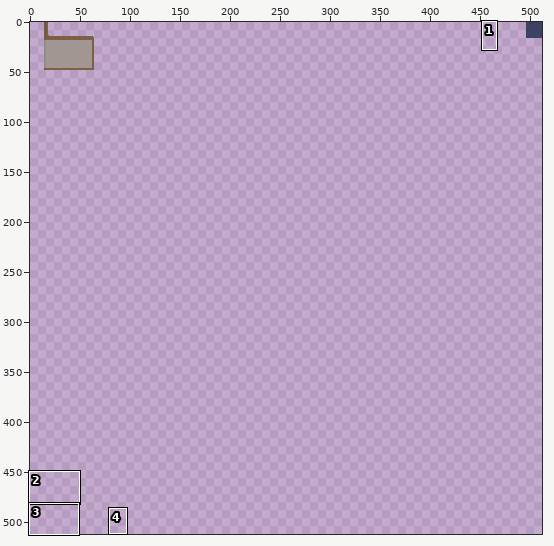
One commit to this sprite sheet: atlas/environment.png. Above, an overview of the earlier version with the close-up marked.
Close-up. Before the edit:
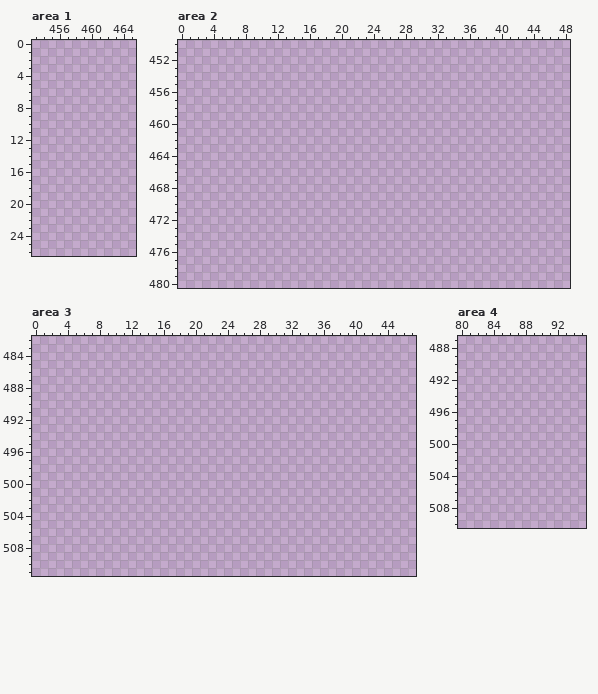
The file is 512x512 pixels. Colours within 5 levels of each other are drawn and written as one. Shown: area 1: x 453..465, y 0..26; area 2: x 0..48, y 450..480; area 3: x 0..47, y 482..511; area 4: x 80..95, y 487..510. The commit also changed other parts of the picture, which this record leaves out.
Palette (. is transparent): 
The same view after the edit:
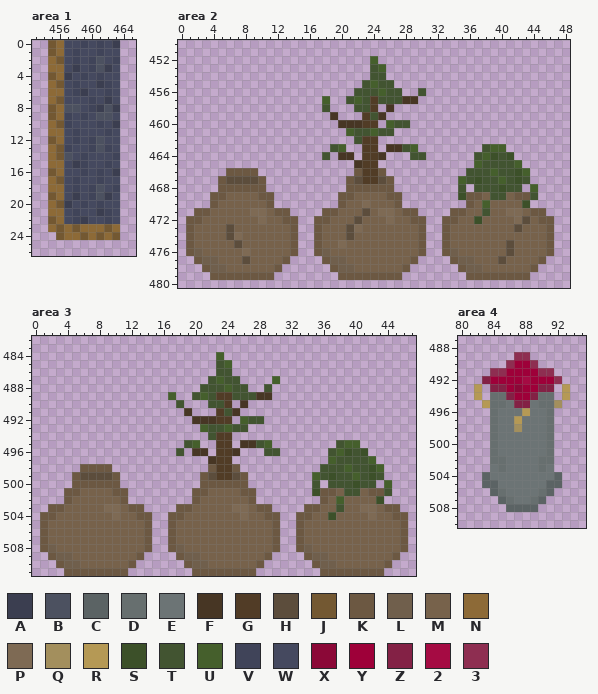
Colours new in this view: A #3b3e50  B #4c5160  C #5b6364  D #676f6f  E #6c7475  F #473624  G #513c26  H #5c4d3c  J #735832  K #6c5842  L #705f4c  M #77624b  N #8d6a37  P #7e6a54  Q #a38f5d  R #b59955  S #3c5029  T #425431  U #455f2c  V #404459  W #45495f  X #8b0837  Y #9e0039  Z #832145  2 #a50b43  3 #8e2e51
From old to new:
Changed rows in their new state; - is an unchanged pixel.
Area 1:
first column x 455:
 0 JNWWVWVWA
 1 JNWVWWVWW
 2 NJWVWVBWV
 3 NNWAWVBAW
 4 JNAWVWVWW
 5 NJWVWWAVW
 6 NNWVAWWVW
 7 NJWWWVWAW
 8 JNBBWVABA
 9 JNVWVWBBW
10 NJVWWWVWA
11 NNWVWWWVW
12 JNWVWVBWW
13 NJVWWVBVW
14 NJBWVWWWV
15 NNWAVWWVW
16 JNWWVWVWA
17 NJWVWWVWW
18 NNWVWVBWV
19 JNWAWVBAW
20 NJAWVWVWW
21 NNWVWWAVW
22 JNWVAWWVW
23 NJNJNNNJN
24 -JNNJNJNJ
Area 2:
first column x 1:
452 -----------------------U----------------------
453 -----------------------TU---------------------
454 -----------------------TT---------------------
455 ----------------------TUTT--------------------
456 ---------------------TTTUTT--T----------------
457 -----------------U--TUTGTTTFF-----------------
458 -----------------T---TTG-F--------------------
459 ------------------F---GTF---------------------
460 -------------------FFFGG-UTT------------------
461 --------------------UTTUTT--------------------
462 ---------------------TGG----------------------
463 ------------------TU--GG-FFTU--------TUU------
464 -----------------T-FF-GGF---TT------TUSTS-----
465 ---------------------FGG------------UTTTTU----
466 -----KKKK------------KGGK----------TTTUTTSU---
467 ----KHHHHK----------KHGGHK--------UTSTTUTST---
468 ----KKKKKK----------KKKKKK--------T-TTTSTT-U--
469 ---KKMMMMKK--------KKMMMMKK-------SKKMTTMKKT--
470 ---KMMMMMMK--------KMMPMMMK--------KMUMMMMS---
471 -KKMMMMMPPMKK----KKMMMHMPPMKK----KKMMTMMPPMKK-
472 KKMMMMMMMPMMKK--KKMMMHMMMPMMKK--KKMMSMMMMPHMKK
473 KMMMMHMMMMMMMK--KMMMHPMMMMMMMK--KMMMMMMMMHMMMK
474 KMMMMHPMMMMMMK--KMMMHMMMMMMMMK--KMMMMMMMMMMMMK
475 KMMMMMHMMMMMMK--KMMPMMMMMMMMMK--KMMMMMMMHMMMMK
476 KLMMMMMPMMMMMK--KLMMMMMMMMMMMK--KLMMMMMMHMMMMK
477 -KLLMMMHMMMMK----KLLMMMMMMMMK----KLLMMMHMMMMK-
478 --KLLMMMMMMK------KLLMMMMMMK------KLLMMMMMMK--
479 ---KKKKKKKK--------KKKKKKKK--------KKKKKKKK---
Area 3:
first column x 1:
484 ----------------------U-----------------------
485 ----------------------TU----------------------
486 ----------------------TT----------------------
487 ---------------------TUTT----U----------------
488 --------------------TTTUTT--T-----------------
489 ----------------U--TUTGGTTTFF-----------------
490 -----------------T---TTG-F--------------------
491 ------------------F---GTF---------------------
492 -------------------FFFGG-UTT------------------
493 --------------------UTTUTT--------------------
494 ---------------------TGG----------------------
495 ------------------TU--GG-FFTU--------TUU------
496 -----------------T-FF-GGF---TT------TUSTS-----
497 ---------------------FGG------------UTTTTU----
498 -----KKKK------------KGGK----------TTTUTTSU---
499 ----KHHHHK----------KHGGHK--------UTSTTUTST---
500 ----KKKKKK----------KKKKKK--------T-TTTSTT-U--
501 ---KKMMMMKK--------KKMMMMKK-------SKKMTTMKKT--
502 ---KMMMMMMK--------KMMMMMMK--------KMUMMMMS---
503 -KKMMMMMPPMKK----KKMMMMMPPMKK----KKMMTMMPPMKK-
504 KKMMMMMMMPMMKK--KKMMMMMMMPMMKK--KKMMSMMMMPMMKK
505 KMMMMMMMMMMMMK--KMMMMMMMMMMMMK--KMMMMMMMMMMMMK
506 KMMMMMMMMMMMMK--KMMMMMMMMMMMMK--KMMMMMMMMMMMMK
507 KMMMMMMMMMMMMK--KMMMMMMMMMMMMK--KMMMMMMMMMMMMK
508 KLMMMMMMMMMMMK--KLMMMMMMMMMMMK--KLMMMMMMMMMMMK
509 -KLLMMMMMMMMK----KLLMMMMMMMMK----KLLMMMMMMMMK-
510 --KLLMMMMMMK------KLLMMMMMMK------KLLMMMMMMK--
511 ---KKKKKKKK--------KKKKKKKK--------KKKKKKKK---
Area 4:
first column x 82:
489 -----33-----
490 ----3YY3----
491 --33YYYY33--
492 -ZYYYY2YYY3-
493 R-ZZYXYYZZ-R
494 R-DDZYYZDD-R
495 -RDDEZZEDDQ-
496 --DEEEREED--
497 --DEEREEED--
498 --DEEQEEED--
499 --DEEEEEED--
500 --DEEEEEED--
501 --DEEEEEED--
502 --DDEEEEDD--
503 --EDEEEEDE--
504 -CEEEEEEEEC-
505 -CCEEEEEECC-
506 --CDEEEEDC--
507 ---CDEEDC---
508 ----CCCC----
Where, in picture pixels (left, top, right, bottom), the same in both close-ups:
added: (48, 40, 120, 240)
added: (186, 56, 554, 280)
added: (40, 352, 408, 576)
added: (474, 352, 570, 512)
